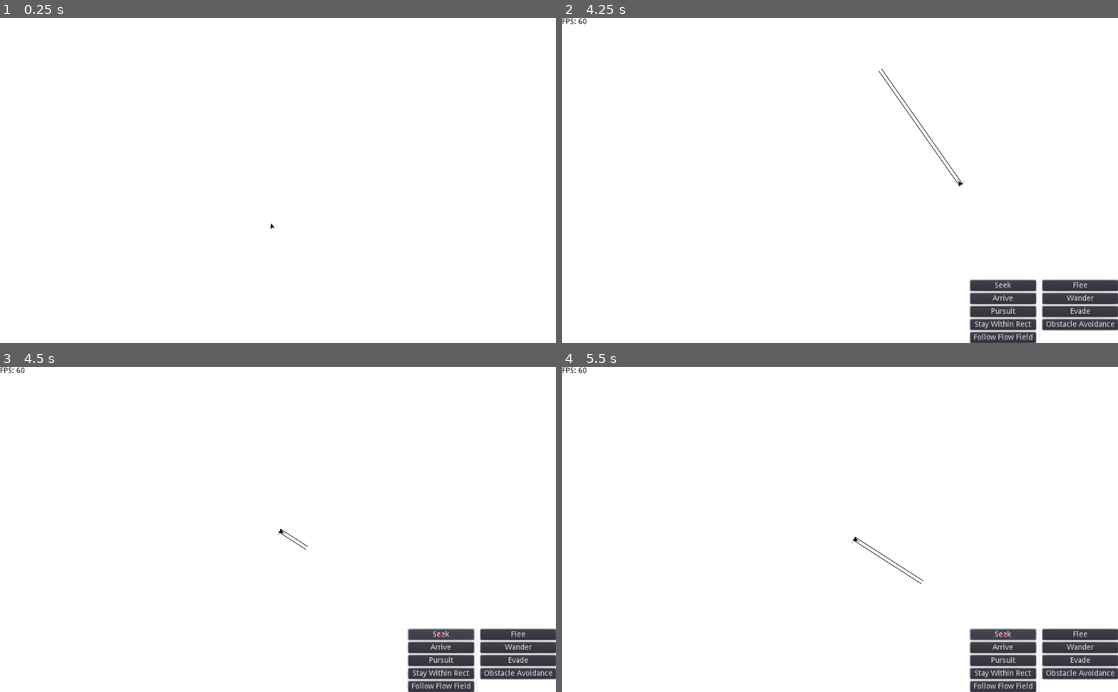
Above: before the commit, frames 1-4 (two rows, left to right).
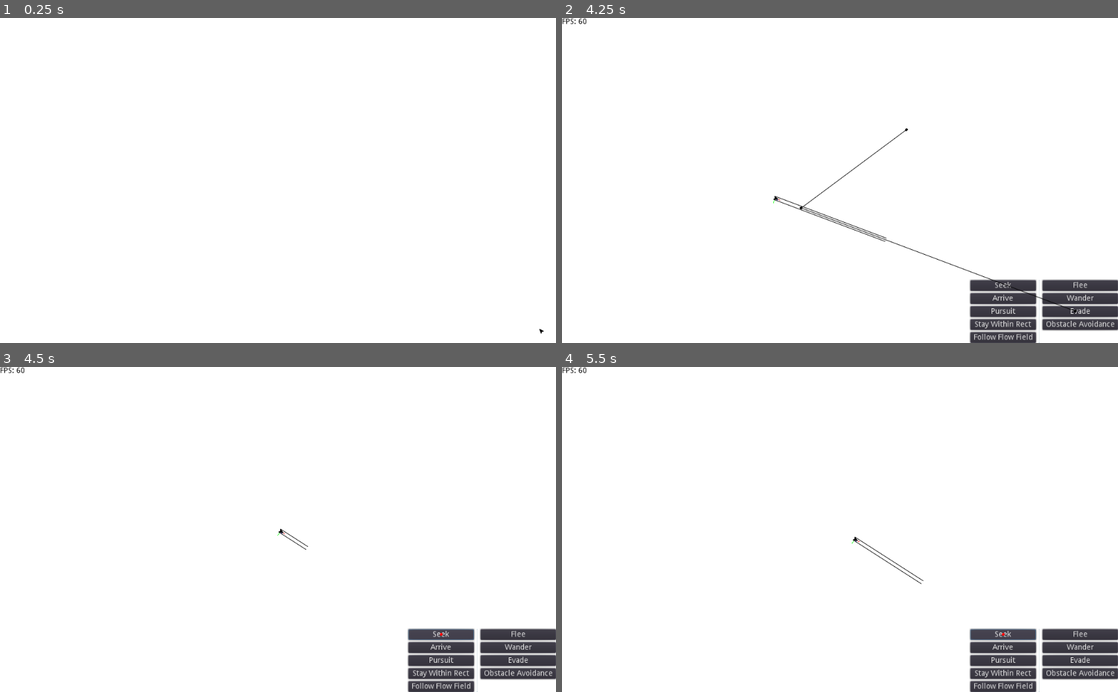
Above: after the commit, the same moments.

Repository: Whiskydog/steering-behaviors-godot
Game: Godot game, scene res://scenes/test_path.tscn
Same seed, same stepped clock (60 frames per second), same inputs: the game is played once before the commit and once after it. This scene is started directly instead of the project's main scene.
Inputs (mouse positions are in pixels of both pictures, inside the frame that each line leads up to):
- Up to frame 1 (0.25 s): no input
- Up to frame 2 (4.25 s): tap Enter at 0.5, 2.75 s; move the mouse to (962, 164) at 0.52 s; tap 4 (evade) at 0.6, 3.8 s; tap 2 (flee) at 0.8, 1.35 s; move the mouse to (728, 196) at 1.27 s; tap 3 (pursuit) at 1.55, 2.1 s; tap Space at 2, 3.5 s; move the mouse to (895, 109) at 2.02 s; tap 1 (seek) at 2.3, 2.85 s; move the mouse to (812, 245) at 2.77 s; tap 6 (wander) at 3.05, 3.6 s; move the mouse to (1006, 229) at 3.52 s; tap F5 (debug) at 4.15 s
- Up to frame 3 (4.5 s): click "Seek" at 4.25 s
- Up to frame 4 (5.5 s): click "Seek" at 5 s

The runs differ from the first frame. In frame 1, less than 0.1% of the frame differs, in the area x 48-98%, y 63-98%; in frame 2, 0.7%, in the area x 38-93%, y 15-91%; in frame 3, nothing differs; in frame 4, nothing differs.

Commit message:
First version of path following

Diff:
--- a/scenes/obstacle.tscn
+++ b/scenes/obstacle.tscn
@@ -4,6 +4,5 @@
 
 [node name="Obstacle" type="StaticBody2D"]
 script = ExtResource( 1 )
-radius = 10.0
 
 [node name="Collider" type="CollisionShape2D" parent="."]
--- a/scenes/test_arrival.tscn
+++ b/scenes/test_arrival.tscn
@@ -1,8 +1,9 @@
 [gd_scene load_steps=4 format=2]
 
-[ext_resource path="res://scripts/test_arrival.gd" type="Script" id=1]
+[ext_resource path="res://scripts/tests/test_arrival.gd" type="Script" id=1]
 [ext_resource path="res://scenes/steerable.tscn" type="PackedScene" id=2]
 [ext_resource path="res://scripts/mouse_target.gd" type="Script" id=3]
+
 
 [node name="TestArrival" type="Node2D"]
 script = ExtResource( 1 )
--- a/scenes/test_evade.tscn
+++ b/scenes/test_evade.tscn
@@ -1,8 +1,9 @@
 [gd_scene load_steps=4 format=2]
 
-[ext_resource path="res://scripts/test_evade.gd" type="Script" id=1]
+[ext_resource path="res://scripts/tests/test_evade.gd" type="Script" id=1]
 [ext_resource path="res://scenes/steerable.tscn" type="PackedScene" id=2]
 [ext_resource path="res://scripts/mouse_target.gd" type="Script" id=3]
+
 
 [node name="TestEvade" type="Node2D"]
 script = ExtResource( 1 )
--- a/scenes/test_flee.tscn
+++ b/scenes/test_flee.tscn
@@ -1,8 +1,9 @@
 [gd_scene load_steps=4 format=2]
 
-[ext_resource path="res://scripts/test_flee.gd" type="Script" id=1]
+[ext_resource path="res://scripts/tests/test_flee.gd" type="Script" id=1]
 [ext_resource path="res://scenes/steerable.tscn" type="PackedScene" id=2]
 [ext_resource path="res://scripts/mouse_target.gd" type="Script" id=3]
+
 
 [node name="TestFlee" type="Node2D"]
 script = ExtResource( 1 )
--- a/scenes/test_noise.tscn
+++ b/scenes/test_noise.tscn
@@ -1,7 +1,8 @@
 [gd_scene load_steps=3 format=2]
 
-[ext_resource path="res://scripts/test_noise.gd" type="Script" id=1]
+[ext_resource path="res://scripts/tests/test_noise.gd" type="Script" id=1]
 [ext_resource path="res://scenes/steerable.tscn" type="PackedScene" id=2]
+
 
 [node name="TestNoise" type="Node2D"]
 script = ExtResource( 1 )
--- a/scenes/test_obstacle.tscn
+++ b/scenes/test_obstacle.tscn
@@ -3,7 +3,8 @@
 [ext_resource path="res://scenes/obstacle.tscn" type="PackedScene" id=1]
 [ext_resource path="res://scenes/steerable.tscn" type="PackedScene" id=2]
 [ext_resource path="res://scripts/mouse_target.gd" type="Script" id=3]
-[ext_resource path="res://scripts/test_obstacle.gd" type="Script" id=4]
+[ext_resource path="res://scripts/tests/test_obstacle.gd" type="Script" id=4]
+
 
 [node name="TestObstacle" type="Node2D"]
 script = ExtResource( 4 )
--- a/scenes/test_path.tscn
+++ b/scenes/test_path.tscn
@@ -1,7 +1,7 @@
 [gd_scene load_steps=4 format=2]
 
 [ext_resource path="res://scenes/path.tscn" type="PackedScene" id=1]
-[ext_resource path="res://scripts/test_path.gd" type="Script" id=2]
+[ext_resource path="res://scripts/tests/test_path.gd" type="Script" id=2]
 [ext_resource path="res://scenes/steerable.tscn" type="PackedScene" id=3]
 
 [node name="TestPathFollowing" type="Node2D"]
@@ -9,8 +9,17 @@
 
 [node name="Path" parent="." instance=ExtResource( 1 )]
 
+[node name="Node2D" type="Node2D" parent="Path"]
+position = Vector2( 433.157, 241.172 )
+
+[node name="Node2D2" type="Node2D" parent="Path"]
+position = Vector2( -71.3994, 50.7728 )
+
+[node name="Node2D3" type="Node2D" parent="Path"]
+position = Vector2( 122.173, -93.6129 )
+
 [node name="Steerable" parent="." instance=ExtResource( 3 )]
-position = Vector2( -7.79199, 97.4 )
+position = Vector2( 493.592, 287.799 )
 
 [node name="Camera2D" type="Camera2D" parent="."]
 current = true
--- a/scenes/test_pursuit.tscn
+++ b/scenes/test_pursuit.tscn
@@ -1,8 +1,9 @@
 [gd_scene load_steps=4 format=2]
 
-[ext_resource path="res://scripts/test_pursuit.gd" type="Script" id=1]
+[ext_resource path="res://scripts/tests/test_pursuit.gd" type="Script" id=1]
 [ext_resource path="res://scenes/steerable.tscn" type="PackedScene" id=2]
 [ext_resource path="res://scripts/mouse_target.gd" type="Script" id=3]
+
 
 [node name="TestPursuit" type="Node2D"]
 script = ExtResource( 1 )
--- a/scenes/test_seek.tscn
+++ b/scenes/test_seek.tscn
@@ -1,8 +1,9 @@
 [gd_scene load_steps=4 format=2]
 
-[ext_resource path="res://scripts/test_seek.gd" type="Script" id=1]
+[ext_resource path="res://scripts/tests/test_seek.gd" type="Script" id=1]
 [ext_resource path="res://scenes/steerable.tscn" type="PackedScene" id=2]
 [ext_resource path="res://scripts/mouse_target.gd" type="Script" id=3]
+
 
 [node name="TestSeek" type="Node2D"]
 script = ExtResource( 1 )
--- a/scenes/test_stay.tscn
+++ b/scenes/test_stay.tscn
@@ -1,7 +1,8 @@
 [gd_scene load_steps=3 format=2]
 
-[ext_resource path="res://scripts/test_stay.gd" type="Script" id=1]
+[ext_resource path="res://scripts/tests/test_stay.gd" type="Script" id=1]
 [ext_resource path="res://scenes/steerable.tscn" type="PackedScene" id=2]
+
 
 [node name="TestStay" type="Node2D"]
 script = ExtResource( 1 )
--- a/scenes/test_wander.tscn
+++ b/scenes/test_wander.tscn
@@ -1,7 +1,8 @@
 [gd_scene load_steps=3 format=2]
 
-[ext_resource path="res://scripts/test_wander.gd" type="Script" id=1]
+[ext_resource path="res://scripts/tests/test_wander.gd" type="Script" id=1]
 [ext_resource path="res://scenes/steerable.tscn" type="PackedScene" id=2]
+
 
 [node name="TestWander" type="Node2D"]
 script = ExtResource( 1 )
--- a/scripts/collider.gd
+++ b/scripts/collider.gd
@@ -8,9 +8,5 @@
 	self.polygon = poly
 
 
-func _process(_delta):
-	update()
-
-
 func _draw():
 	self.draw_polygon(polygon, [get_parent().color], [], null, null, true)
--- a/scripts/flow_field.gd
+++ b/scripts/flow_field.gd
@@ -9,13 +9,13 @@
 var z_off = 0.0
 
 
-func _init(resolution):
+func _init(_resolution):
     noise.seed = randi()
     noise.octaves = 20
     noise.period = 5.0
     noise.persistence = 0.2
     noise.lacunarity = 2.5
-    self.resolution = resolution
+    resolution = _resolution
 
 
 func _ready():
@@ -75,4 +75,4 @@
 
 
 func _on_global_update_nodes():
-    self.visible = !self.visible
+    visible = !visible
--- a/scripts/global.gd
+++ b/scripts/global.gd
@@ -4,31 +4,31 @@
 signal update_nodes
 
 func _ready():
-    randomize()
-    self.set_process(true)
-    var debug_ui = preload('res://scenes/debug_ui.tscn').instance()
-    debug_ui.setup(self)
-    self.add_child(debug_ui)
+	randomize()
+	self.set_process(true)
+	var debug_ui = preload('res://scenes/debug_ui.tscn').instance()
+	debug_ui.setup(self)
+	self.add_child(debug_ui)
 
 
 func _input(event):
-    if event.is_action_pressed('quit'):
-        get_tree().quit()
+	if event.is_action_pressed('quit'):
+		get_tree().quit()
 
-    if event.is_action_pressed('debug'):
-        debug = not debug
-        emit_signal('update_nodes')
+	if event.is_action_pressed('debug'):
+		debug = not debug
+		emit_signal('update_nodes')
 
 
 func keep_inside_camera_bounds(node2d):
-    var vsize = get_viewport().size / 2
+	var vsize = get_viewport().size / 2
 
-    if node2d.position.x > vsize.x:
-        node2d.position.x = -vsize.x
-    elif node2d.position.x < -vsize.x:
-        node2d.position.x = vsize.x
+	if node2d.position.x > vsize.x:
+		node2d.position.x = -vsize.x
+	elif node2d.position.x < -vsize.x:
+		node2d.position.x = vsize.x
 
-    if node2d.position.y > vsize.y:
-        node2d.position.y = -vsize.y
-    elif node2d.position.y < -vsize.y:
-        node2d.position.y = vsize.y
+	if node2d.position.y > vsize.y:
+		node2d.position.y = -vsize.y
+	elif node2d.position.y < -vsize.y:
+		node2d.position.y = vsize.y
--- a/scripts/path.gd
+++ b/scripts/path.gd
@@ -2,11 +2,21 @@
 
 
 var points = PoolVector2Array([])
-export(float) var radius = 10.0
+export(float) var radius = 20.0
 
 
-func _process(_delta):
-	update()
+func _ready():
+	$'/root/Global'.connect('update_nodes', self, 'on_global_update_nodes')
+	for point in get_children():
+		add_point(point.global_position.x, point.global_position.y)
+	hide()
+
+
+func _draw():
+	for point in get_children():
+		draw_circle(point.position, 2.5, Color.black)
+	for i in get_child_count()-1:
+		draw_line(get_child(i).position, get_child(i+1).position, Color.black, 1.0, true)
 
 
 func add_point(x, y):
@@ -22,17 +32,21 @@
 func get_target(point):
 	var target = null
 	var world_record = 1000000
-	for i in points.size():
+	for i in points.size() - 1:
 		var a = points[i]
 		var b = points[i+1]
 		var normal_point = get_normal_point(point, a, b)
-		if normal_point.x < a.x or normal_point.x > b.x:
+		if normal_point.x < min(a.x, b.x) or normal_point.x > max(a.x, b.x):
 			normal_point = b
 
 		var distance = point.distance_to(normal_point)
 
 		if distance < world_record:
 			world_record = distance
-			target = normal_point
+			target = normal_point + (b-a).normalized() * 25
 
 	return target
+
+
+func on_global_update_nodes():
+	visible = not visible
--- a/scripts/steer_engine.gd
+++ b/scripts/steer_engine.gd
@@ -127,8 +127,9 @@
 
 
 func follow_path(boid: KinematicBody2D, path) -> Vector2:
+    var desired = boid.velocity
     var predict_pos = boid.velocity.normalized() * 25 + boid.position
-    var normal_point = path.get_normal_point(predict_pos, path.points[0], path.points[path.points.size()-1])
-    if predict_pos.distance_to(normal_point) > path.radius:
-        return seek_pos(boid, normal_point + (path.points[path.points.size()-1] - path.points[0]).normalized() * 25)
-    return Vector2.ZERO
+    var target = path.get_target(predict_pos)
+    if predict_pos.distance_to(target) > path.radius:
+        desired = seek_pos(boid, target)
+    return desired
--- a/scripts/test_path.gd
+++ b/scripts/tests/test_path.gd
@@ -2,6 +2,4 @@
 
 
 func _ready():
-	$Path.add_point(0, 0)
-	$Path.add_point(200, -200)
 	$Steerable.add_behavior($Path, 'follow_path')
Renamed: scripts/test_arrival.gd -> scripts/tests/test_arrival.gd
Renamed: scripts/test_evade.gd -> scripts/tests/test_evade.gd
Renamed: scripts/test_flee.gd -> scripts/tests/test_flee.gd
Renamed: scripts/test_noise.gd -> scripts/tests/test_noise.gd
Renamed: scripts/test_obstacle.gd -> scripts/tests/test_obstacle.gd
Renamed: scripts/test_pursuit.gd -> scripts/tests/test_pursuit.gd
Renamed: scripts/test_seek.gd -> scripts/tests/test_seek.gd
Renamed: scripts/test_stay.gd -> scripts/tests/test_stay.gd
Renamed: scripts/test_wander.gd -> scripts/tests/test_wander.gd
